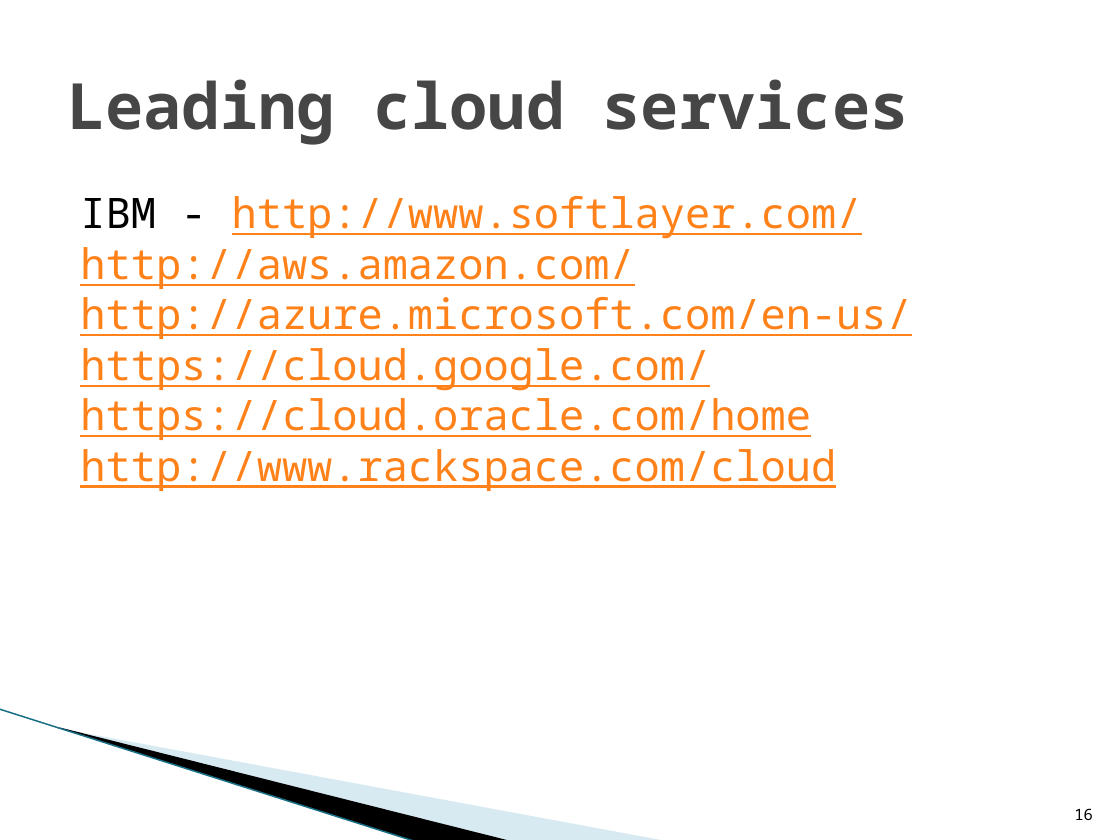
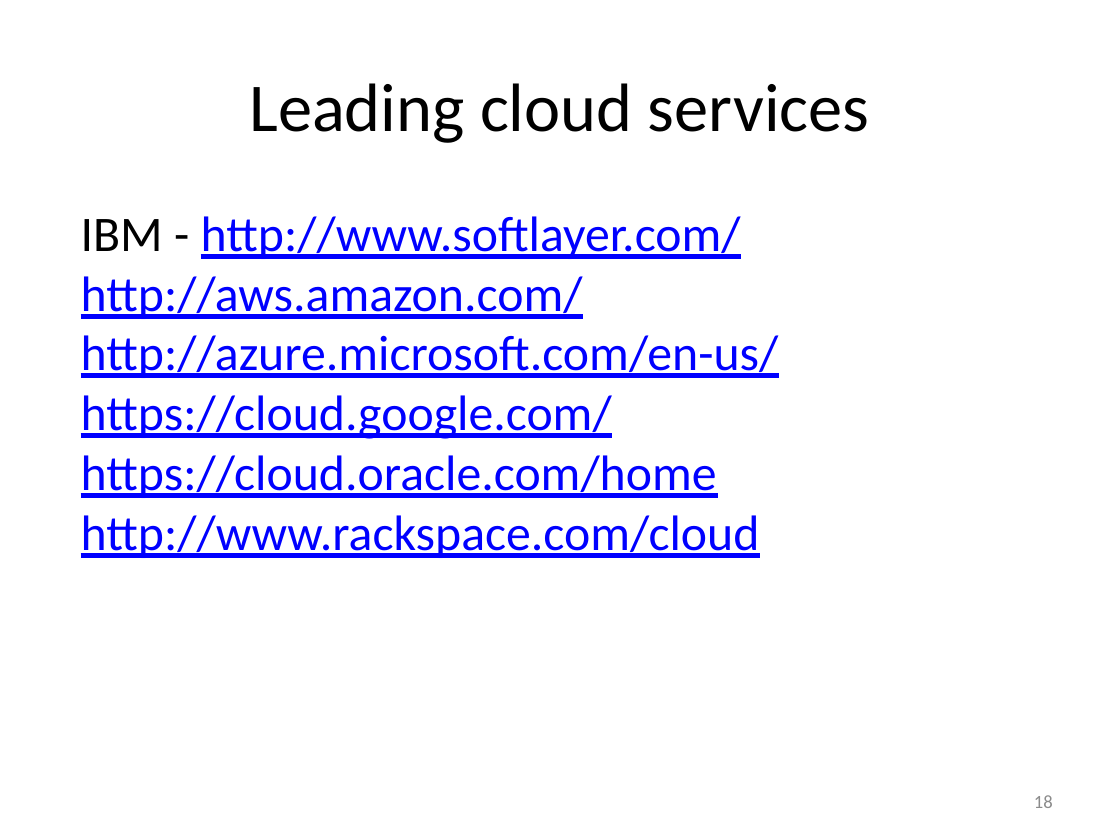
Before and after one commit to dgadiraju/code, a slide deck: slide 18 of hadoop/administration/cloudera/ppts/02AmazonWebServices.pptx (slide 16 before the commit). Drawn at 1120x840 pixels with LibreOffice and Linux fonts; fonts in the diff are those of the drawing; background and template pictures are left out. Boxes give left, top, right and bottom in pixels: in the first picture for what was removed or moved away, otherwise in the second. Text is boxed around its words. In the diff, an @@ line names an element or a change of style, - is before the commit and + after.

```diff
--- a/hadoop/administration/cloudera/ppts/02AmazonWebServices.pptx
+++ b/hadoop/administration/cloudera/ppts/02AmazonWebServices.pptx
@@ title "Leading cloud services" at bbox=[249, 83, 869, 143]: size 41 to 44 pt, font Noto Sans Mono to Calibri, text colour #464646 to #000000, bold off; alignment left to centre @@
@@ text "IBM - http://www.softlayer.com/ http://aws.amazon.com/ http: ...": place and size @@
-text "IBM - http://www.softlayer.com/ http://aws.amazon.com/ http: ..." at bbox=[80, 196, 911, 491]
+text "IBM - http://www.softlayer.com/ http://aws.amazon.com/ http: ..." at bbox=[81, 216, 779, 558]
@@ text "IBM - http://www.softlayer.com/ http://aws.amazon.com/ http: ..." at bbox=[81, 216, 779, 558]: size 27 to 32 pt, font Noto Sans Mono to Calibri, text colour #FF8119 to #0000FF; more space between paragraphs @@
@@ freeform shape removed at bbox=[87, 613, 553, 790] @@
@@ freeform shape removed at bbox=[0, 709, 459, 812] @@
@@ line removed from (0, 709) to (416, 840) @@
@@ page number added at bbox=[1034, 795, 1053, 808], 12 pt, text #8C8C8C @@
+18
@@ page number removed at bbox=[1074, 808, 1093, 820] @@
-16
```
Also in this commit, not shown: 16 other slides changed, 3 slides added, 1 slide removed, 25 other files.
